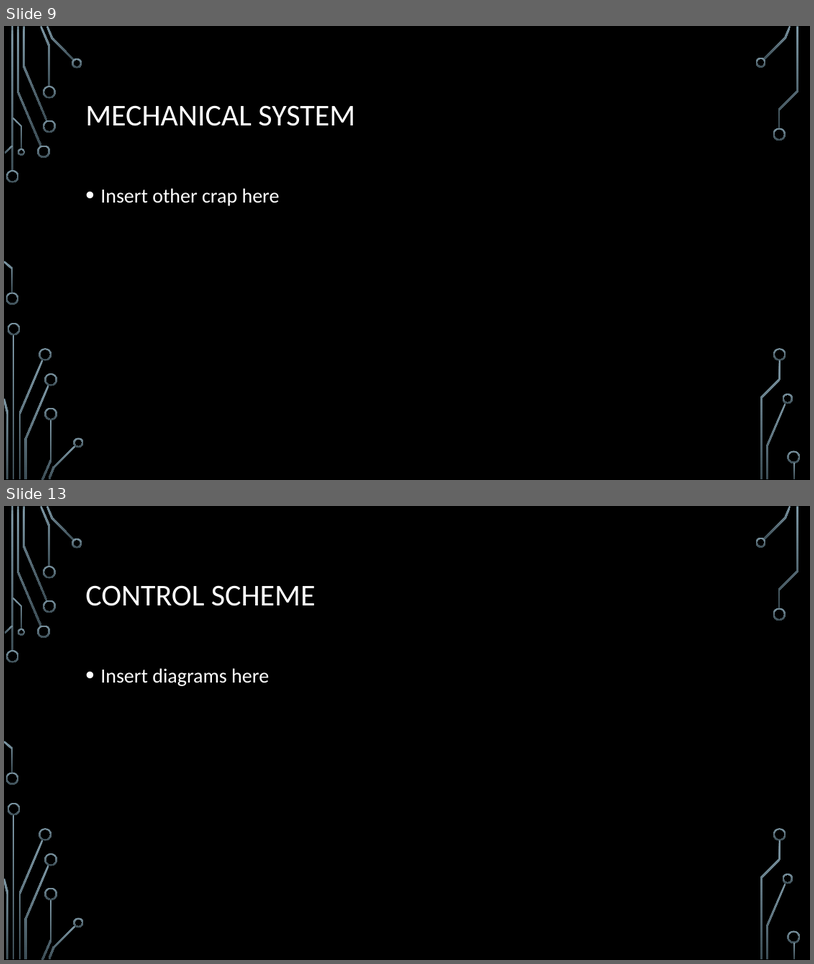
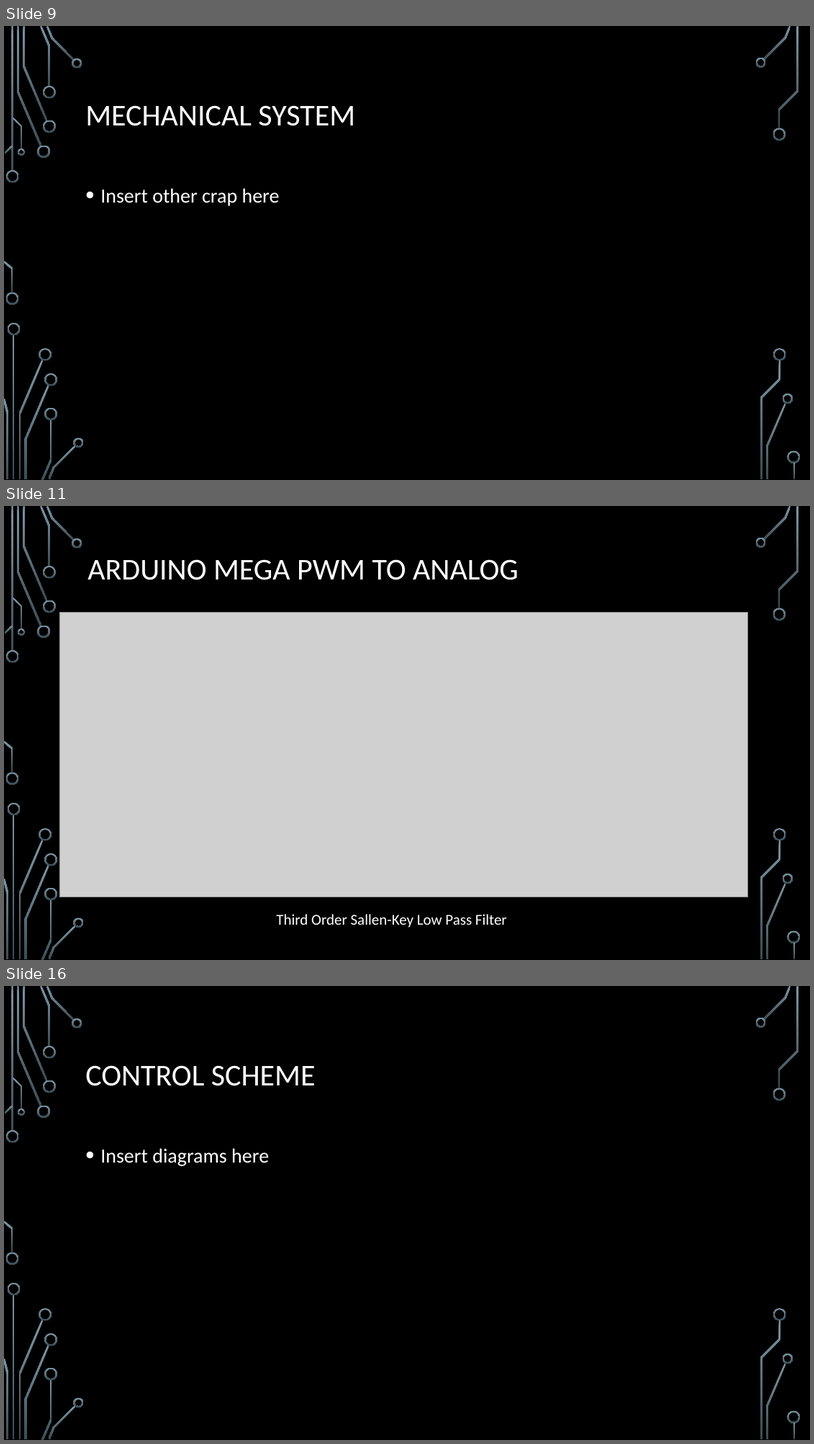
Before and after one commit to Logiant/AgileRoboticControls, a slide deck: Documentation/Presentation/Joy Global Presentation.pptx. Shown one above the other, each under a label of ours: slides 9 and 13 before the commit, slides 9, 11 and 16 after it; the slides between them are not shown. The pictures are 814x964 and 814x1444 pixels, drawn with LibreOffice and Linux fonts; fonts in the diff are those of the drawing; grey boxes stand for pictures; background and template pictures are left out. Boxes give left, top, right and bottom in pixels: in the first picture for what was removed or moved away, otherwise in the second. Text is boxed around its words. In the diff, an @@ line names an element or a change of style, - is before the commit and + after.

```diff
--- a/Documentation/Presentation/Joy Global Presentation.pptx
+++ b/Documentation/Presentation/Joy Global Presentation.pptx
@@ slide 11 added at [4, 506, 810, 960], background picture (left out); not listed: 36 template elements that a slide beside it also shows @@
@@ title added at [88, 559, 519, 580], 36 pt, text #FFFFFF @@
+ARDUINO MEGA PWM TO ANALOG
@@ picture added at [59, 612, 748, 897] @@
@@ text added at [276, 914, 507, 927], 18 pt, text #FFFFFF @@
+Third Order Sallen-Key Low Pass Filter
@@ what was slide 13 is now slide 16 @@
```
Also in this commit, not shown: 2 slides changed, 3 other slides added, 1 slide removed, 9 other files.
